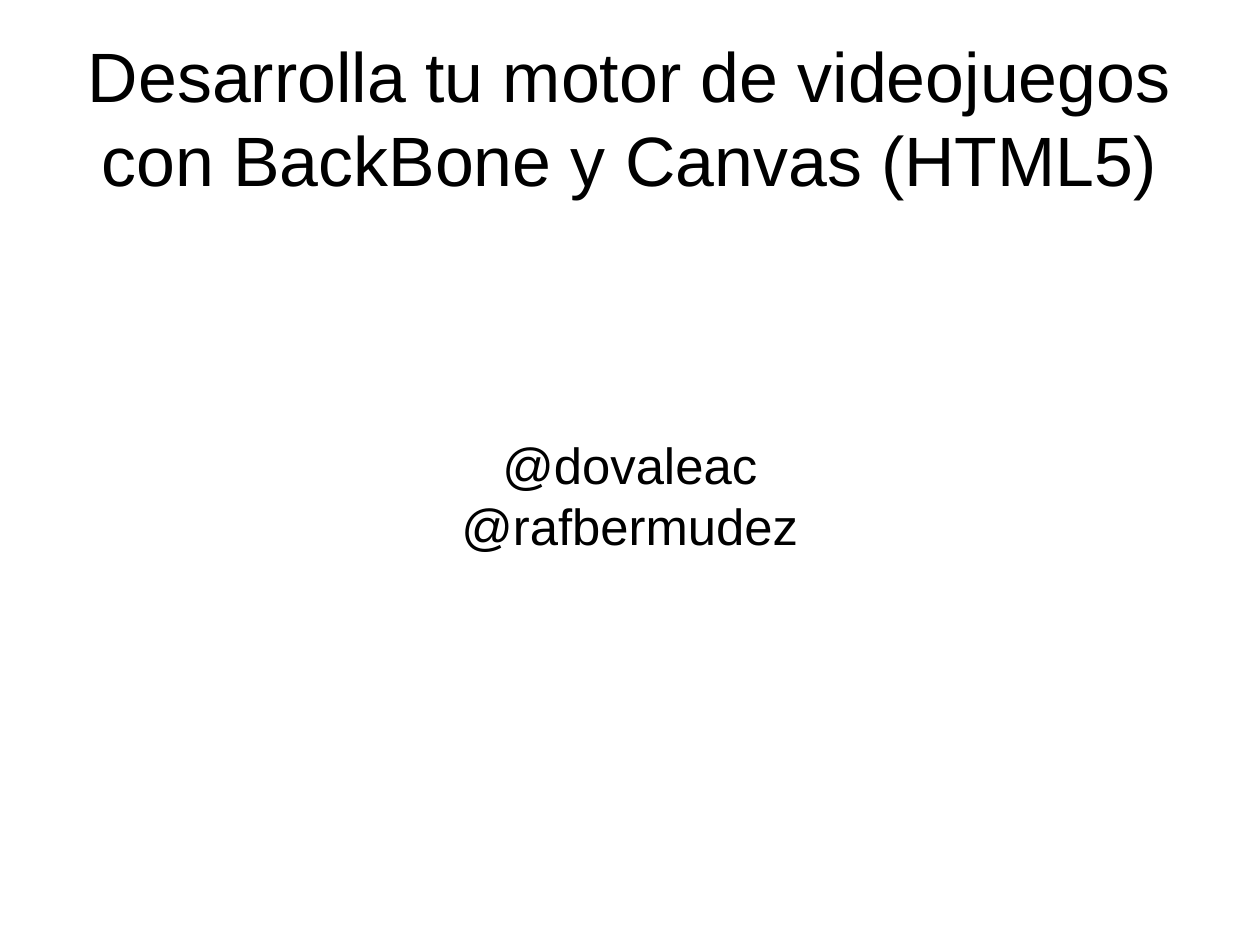
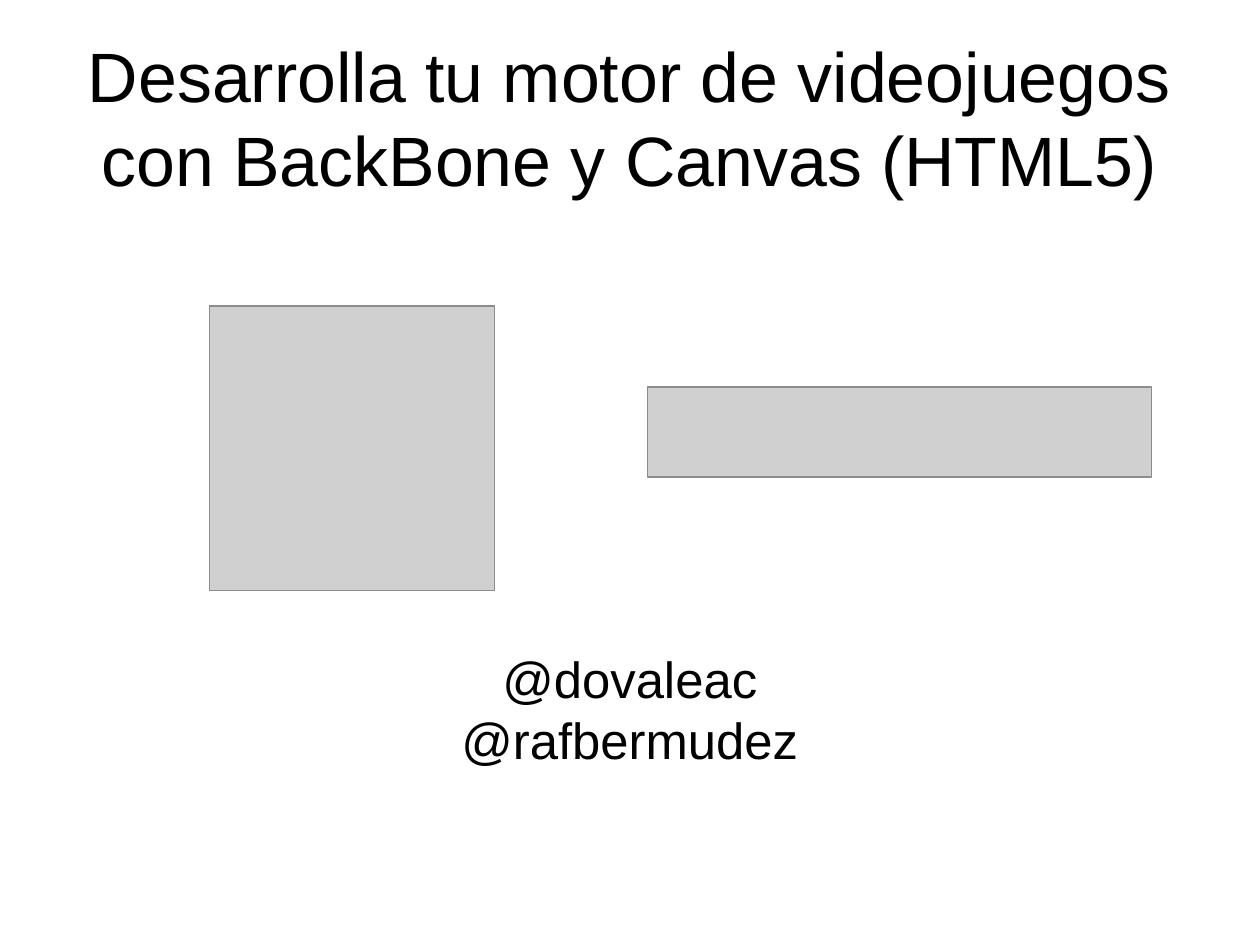
Before and after one commit to pgdoval/motor_videojuegos_js, a slide deck: slide 1 of doc/motor.odp. Drawn at 1260x945 pixels with LibreOffice and Linux fonts; fonts in the diff are those of the drawing; grey boxes stand for pictures. Boxes give left, top, right and bottom in pixels: in the first picture for what was removed or moved away, otherwise in the second. Text is boxed around its words. In the diff, an @@ line names an element or a change of style, - is before the commit and + after.

```diff
--- a/doc/motor.odp
+++ b/doc/motor.odp
@@ subtitle "@dovaleac": place and size @@
-subtitle "@dovaleac" at box(461, 447, 798, 552)
+subtitle "@dovaleac" at box(461, 661, 798, 766)
@@ picture added at box(209, 306, 495, 591) @@
@@ picture added at box(648, 388, 1153, 478) @@
```
Also in this commit, not shown: 3 other slides changed.
